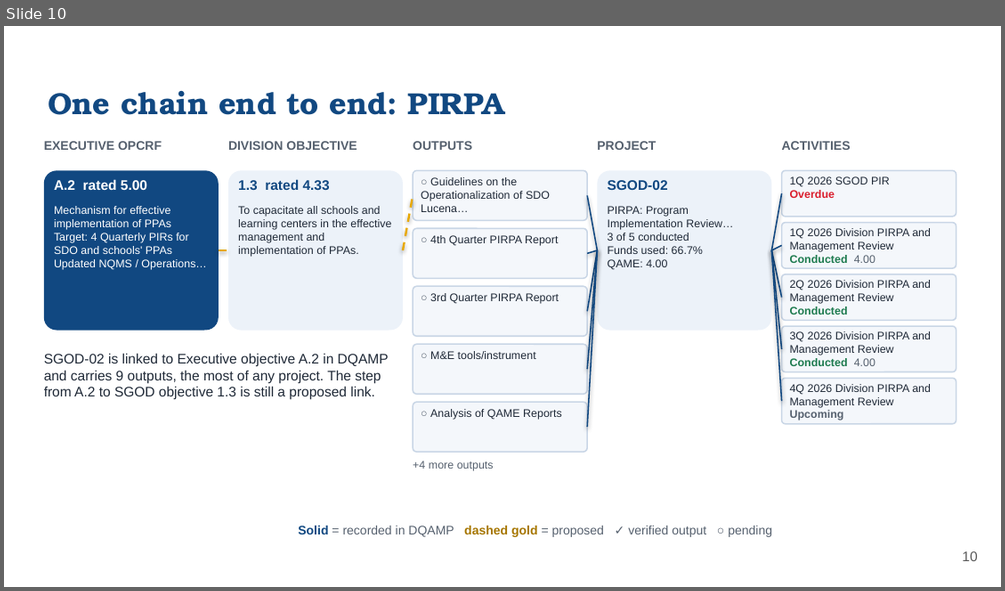
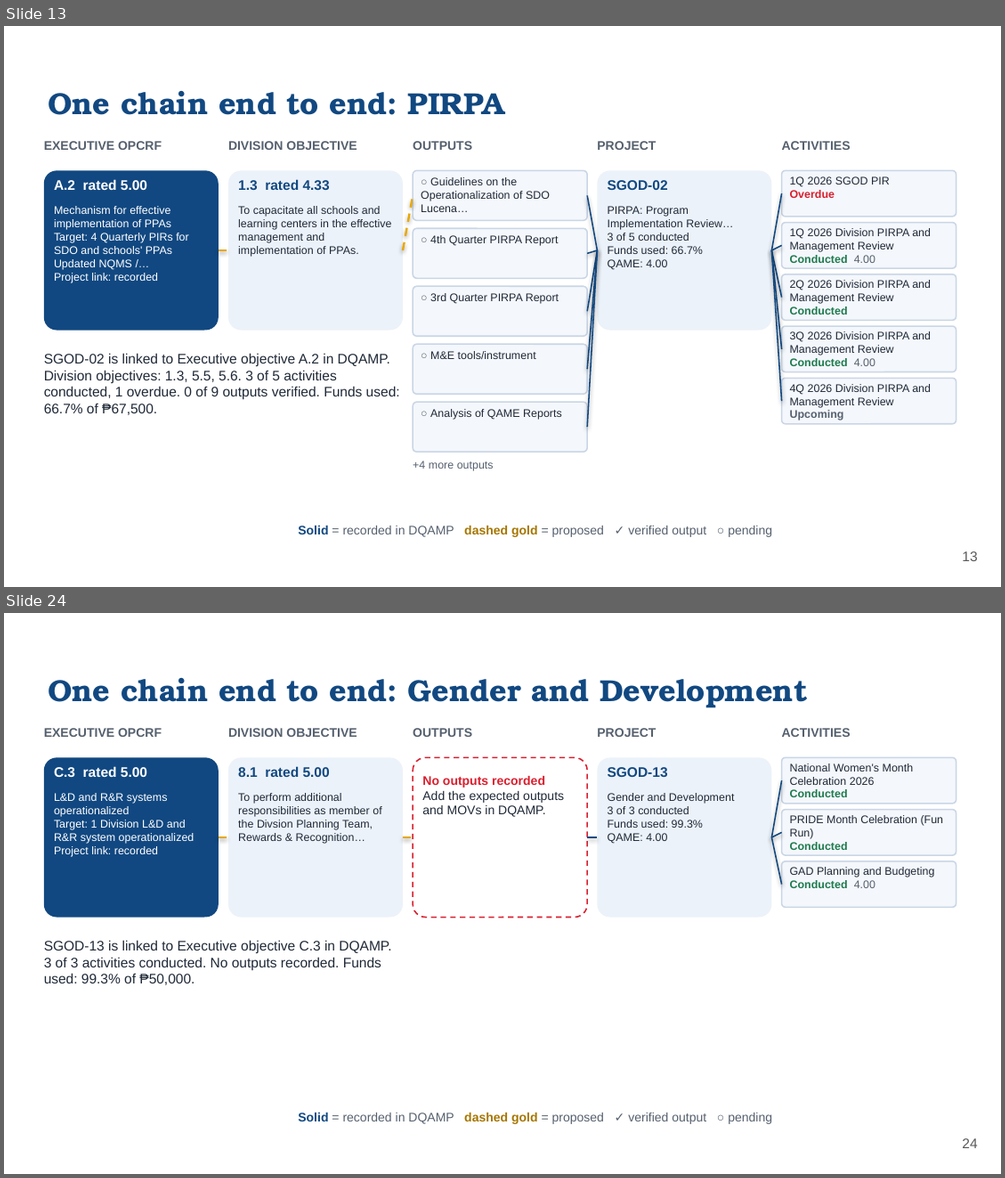
Before and after one commit to phidipidis/DQAMP, a slide deck: presentations/line-of-sight-2026/SGOD_Line-of-Sight_2026.pptx. Shown one above the other, each under a label of ours: slide 10 before the commit, slides 13 and 24 after it; the slides between them are not shown. The pictures are 1005x591 and 1005x1178 pixels, drawn with LibreOffice and Linux fonts; fonts in the diff are those of the drawing; background and template pictures are left out. Boxes give left, top, right and bottom in pixels: in the first picture for what was removed or moved away, otherwise in the second. Text is boxed around its words. In the diff, an @@ line names an element or a change of style, - is before the commit and + after.

```diff
--- a/presentations/line-of-sight-2026/SGOD_Line-of-Sight_2026.pptx
+++ b/presentations/line-of-sight-2026/SGOD_Line-of-Sight_2026.pptx
@@ slide 24 added at <box>4,613,1001,1174</box>, background picture (left out) @@
@@ title added at <box>48,678,808,708</box>, 22 pt, text #114881, bold @@
+One chain end to end: Gender and Development
@@ text added at <box>44,728,162,737</box>, 9 pt, text #55606E, bold @@
+EXECUTIVE OPCRF
@@ text added at <box>228,728,356,737</box>, 9 pt, text #55606E, bold @@
+DIVISION OBJECTIVE
@@ text added at <box>413,728,472,737</box>, 9 pt, text #55606E, bold @@
+OUTPUTS
@@ text added at <box>597,728,655,737</box>, 9 pt, text #55606E, bold @@
+PROJECT
@@ text added at <box>782,728,850,737</box>, 9 pt, text #55606E, bold @@
+ACTIVITIES
@@ rounded rectangle added at <box>44,757,218,917</box>, fill #114881 @@
@@ text added at <box>54,766,147,777</box>, 10 pt, text #FFFFFF, bold @@
+C.3 rated 5.00
@@ rounded rectangle added at <box>228,757,403,917</box>, fill #ECF2F9 @@
@@ text added at <box>238,766,330,777</box>, 10 pt, text #114881, bold @@
+8.1 rated 5.00
@@ rounded rectangle added at <box>413,757,587,917</box>, fill #FFFFFF, outline #DA1E2D 1 pt dashed @@
@@ rounded rectangle added at <box>597,757,771,917</box>, fill #ECF2F9 @@
@@ text added at <box>607,767,668,777</box>, 10 pt, text #114881, bold @@
+SGOD-13
@@ rounded rectangle added at <box>782,757,956,803</box>, fill #F4F7FB, outline #C9D6E6 1 pt @@
@@ text added at <box>790,763,914,797</box>, 8 pt, text #1F2937 @@
+National Women's Month Celebration 2026
+Conducted
@@ text added at <box>54,793,194,857</box>, 8 pt, text #FFFFFF @@
+L&D and R&R systems operationalized
+Target: 1 Division L&D and R&R system operationalized
+Project link: recorded
@@ text added at <box>238,793,381,844</box>, 8 pt, text #1F2937 @@
+To perform additional responsibilities as member of the Divsion Planning Team, Rewards & Recognition…
@@ text added at <box>422,776,564,817</box>, 9 pt, text #1F2937 @@
+No outputs recorded
+Add the expected outputs and MOVs in DQAMP.
@@ text added at <box>607,793,735,844</box>, 8 pt, text #1F2937 @@
+Gender and Development
+3 of 3 conducted
+Funds used: 99.3%
+QAME: 4.00
@@ line added from (771, 837) to (782, 780), #114881 1 pt @@
@@ rounded rectangle added at <box>782,810,956,855</box>, fill #F4F7FB, outline #C9D6E6 1 pt @@
@@ text added at <box>790,815,944,850</box>, 8 pt, text #1F2937 @@
+PRIDE Month Celebration (Fun Run)
+Conducted
@@ line added from (218, 837) to (228, 837), #E8A800 1.5 pt dashed @@
@@ line added from (403, 837) to (413, 837), #E8A800 1.5 pt dashed @@
@@ line added from (587, 837) to (597, 837), #114881 1 pt @@
@@ line added from (771, 837) to (782, 832), #114881 1 pt @@
@@ line added from (771, 837) to (782, 884), #114881 1 pt @@
@@ rounded rectangle added at <box>782,861,956,907</box>, fill #F4F7FB, outline #C9D6E6 1 pt @@
@@ text added at <box>790,867,934,888</box>, 8 pt, text #1F2937 @@
+GAD Planning and Budgeting
+Conducted 4.00
@@ text added at <box>44,940,391,985</box>, 10 pt, text #1F2937 @@
+SGOD-13 is linked to Executive objective C.3 in DQAMP. 3 of 3 activities conducted. No outputs recorded. Funds used: 99.3% of ₱50,000.
@@ text added at <box>298,1112,772,1124</box>, 9 pt, text #55606E @@
+Solid = recorded in DQAMP dashed gold = proposed ✓ verified output ○ pending
@@ page number added at <box>962,1138,977,1148</box>, 10 pt, text #595959 @@
+24
@@ what was slide 10 is now slide 13 @@
@@ slide 13 changed as well @@
@@ text at <box>54,206,189,283</box>: text changed @@
-Mechanism for effective implementation of PPAs
-Target: 4 Quarterly PIRs for SDO and schools' PPAs Updated NQMS / Operations…
+Mechanism for effective implementation of PPAs
+Target: 4 Quarterly PIRs for SDO and schools' PPAs Updated NQMS /…
+Project link: recorded
@@ text at <box>44,353,400,415</box>: text changed @@
-SGOD-02 is linked to Executive objective A.2 in DQAMP and carries 9 outputs, the most of any project. The step from A.2 to SGOD objective 1.3 is still a proposed link.
+SGOD-02 is linked to Executive objective A.2 in DQAMP. Division objectives: 1.3, 5.5, 5.6. 3 of 5 activities conducted, 1 overdue. 0 of 9 outputs verified. Funds used: 66.7% of ₱67,500.
@@ page number at <box>962,551,977,561</box>: text changed @@
-10
+13
```
Also in this commit, not shown: 25 other slides added, 2 other files.
